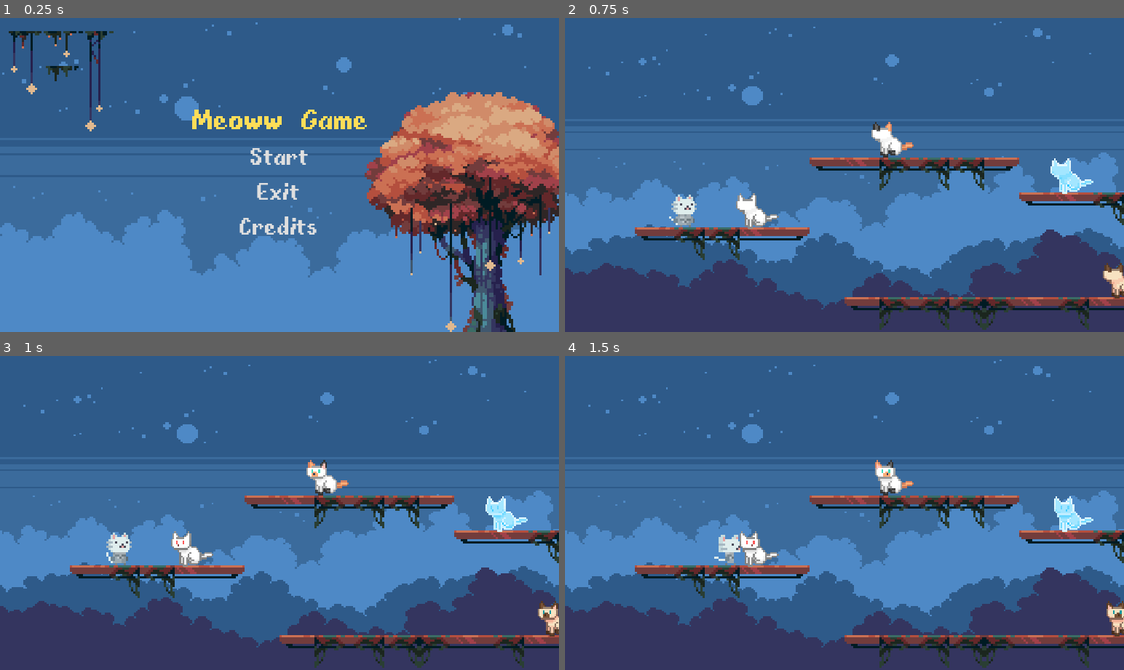
Above: before the commit, frames 1-4 (two rows, left to right).
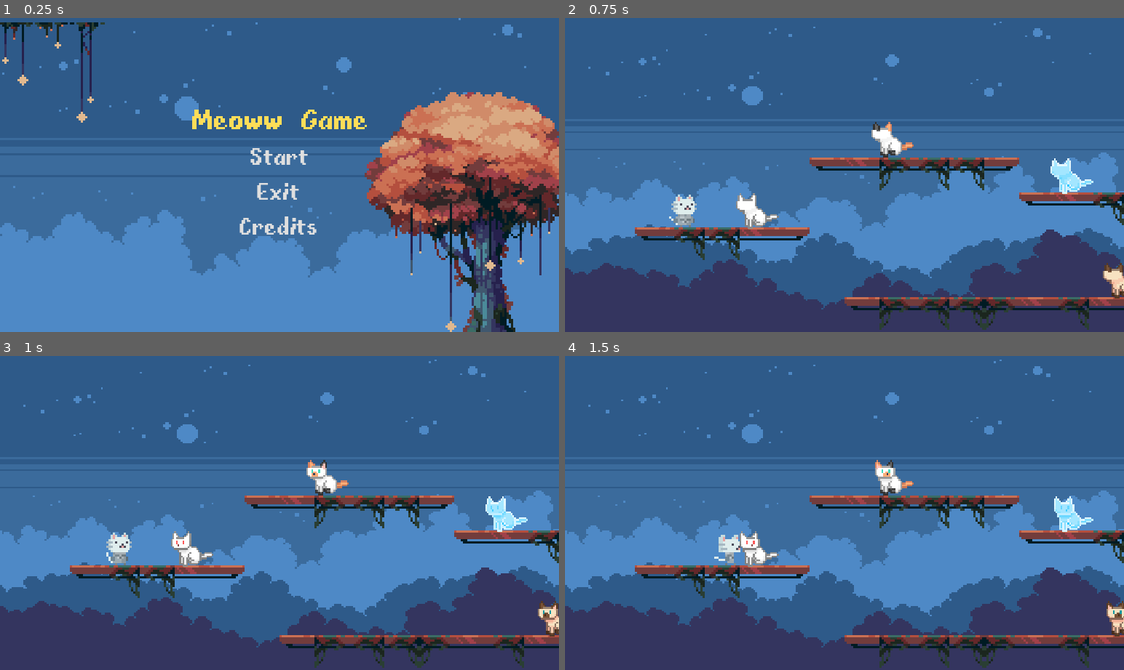
Above: after the commit, the same moments.

Repository: Cataaa0/Jueguito-Meowww
Game: Godot game, scene res://ui/main_menu.tscn
The game is run twice, just before and just after one commit, with the same random seed, the same clock (stepped at 60 frames per second) and the same inputs.
Inputs:
- Up to frame 1 (0.25 s): no input
- Up to frame 2 (0.75 s): click "Start" at 0.5 s
- Up to frame 3 (1 s): no input
- Up to frame 4 (1.5 s): hold D (move_right) from 1.28 s (still down)

The runs differ from the first frame. In frame 1, 1.3% of the frame differs, in the area x 0-21%, y 1-37%; in frame 2, nothing differs; in frame 3, nothing differs; in frame 4, nothing differs.

Commit message:
Updated main menu

Diff:
--- a/ui/main_menu.tscn
+++ b/ui/main_menu.tscn
@@ -111,9 +111,10 @@
 layer_0/tile_data = PackedInt32Array(5, 720896, 1, 65541, 720896, 2, 131077, 720896, 3, 196613, 720896, 4, 458757, 7208 …(1008 unchanged characters)…
 
 [node name="Hangingstars" type="TileMap" parent="PanelContainer"]
+position = Vector2(-4, -4)
 tile_set = SubResource("TileSet_duyb2")
 format = 2
-layer_0/tile_data = PackedInt32Array(-65541, 0, 2, -5, 0, 3, -65540, 65536, 2, -4, 65536, 3, -65539, 131072, 2, -3, 131072, 3, 65533, 131072, 4)
+layer_0/tile_data = PackedInt32Array(-65541, 0, 2, -5, 0, 3, -65540, 65536, 2, -65539, 131072, 2, -3, 131072, 3, 65533, 131072, 4)
 
 [node name="MarginContainer" type="MarginContainer" parent="PanelContainer"]
 layout_mode = 2
